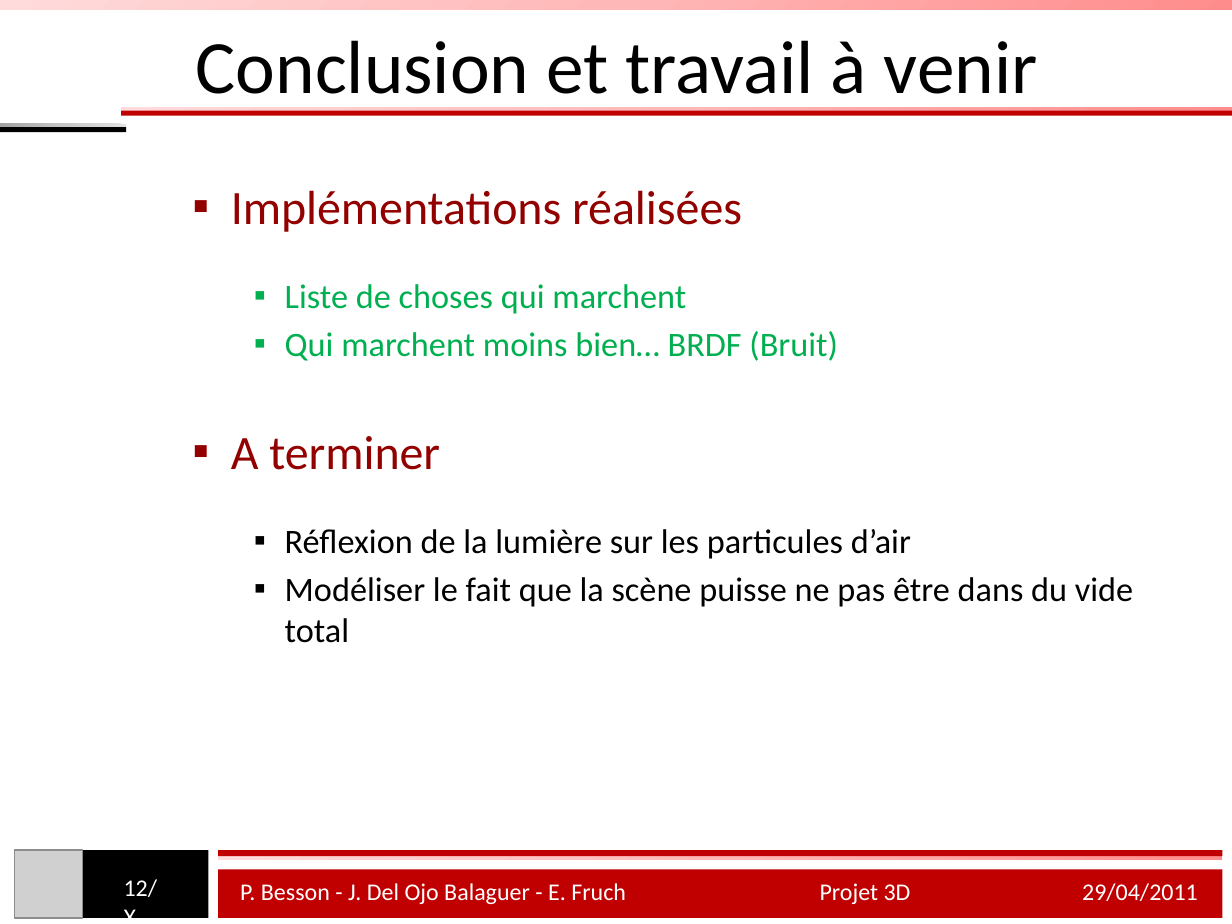
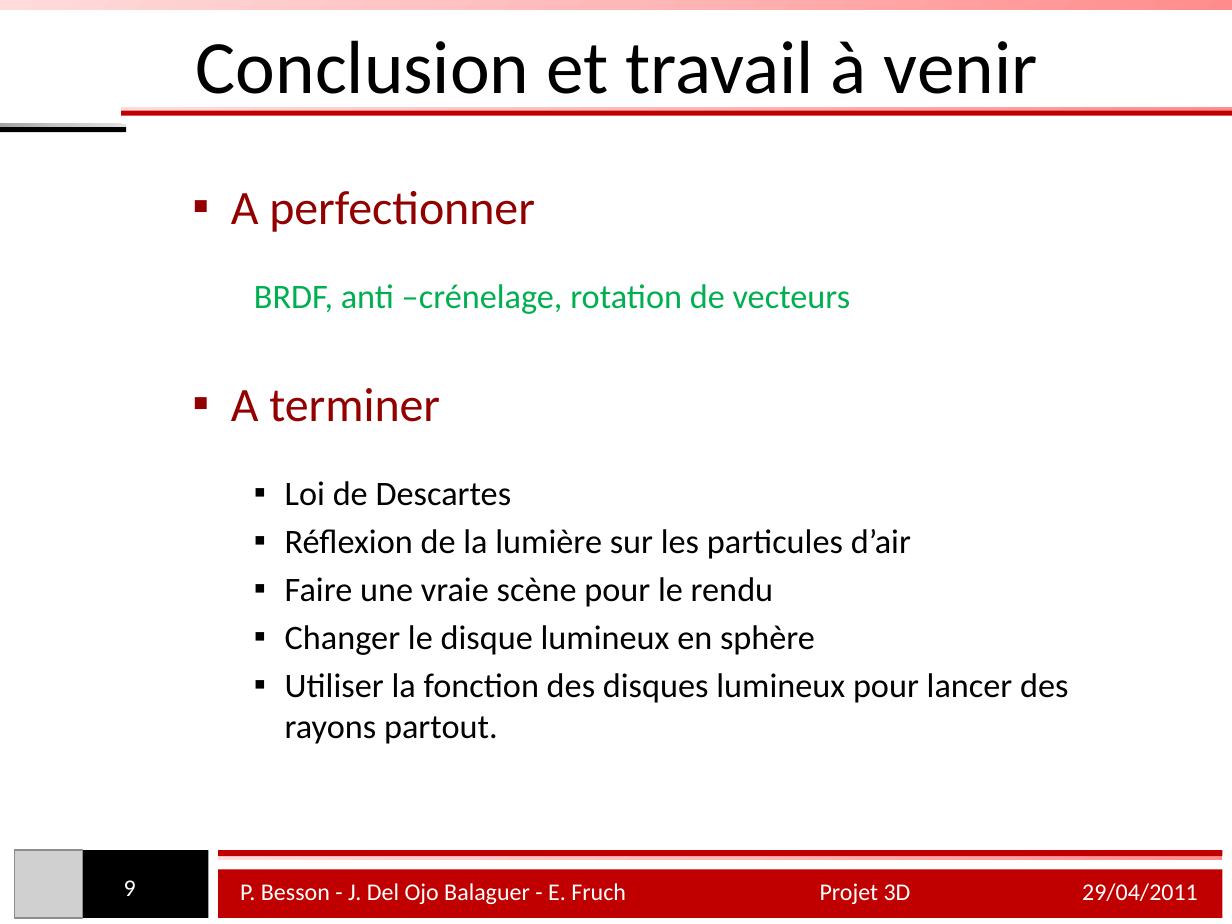
Before and after one commit to pierr/Projet3D, a slide deck: slide 9 of raymini/Presentation.pptx (slide 12 before the commit). Drawn at 1232x924 pixels with LibreOffice and Linux fonts; fonts in the diff are those of the drawing; grey boxes stand for pictures. Boxes give left, top, right and bottom in pixels: in the first picture for what was removed or moved away, otherwise in the second. Text is boxed around its words. In the diff, an @@ line names an element or a change of style, - is before the commit and + after.

```diff
--- a/raymini/Presentation.pptx
+++ b/raymini/Presentation.pptx
@@ text at box(231, 191, 851, 314): text changed @@
-  ▪ Implémentations réalisées
-    ▪ Liste de choses qui marchent
-    ▪ Qui marchent moins bien… BRDF (Bruit)
+  ▪ A perfectionner
+    BRDF, anti –crénelage, rotation de vecteurs
@@ text at box(285, 481, 512, 506): paragraph added @@
+    ▪ Loi de Descartes
@@ text at box(285, 577, 1068, 744): text changed @@
-    ▪ Modéliser le fait que la scène puisse ne pas être dans du vide total
+    ▪ Faire une vraie scène pour le rendu
+    ▪ Changer le disque lumineux en sphère
+    ▪ Utiliser la fonction des disques lumineux pour lancer des rayons partout.
@@ page number at box(124, 880, 136, 896): text changed @@
-12/X
+9
```
Also in this commit, not shown: 6 other slides changed, 3 slides removed.
